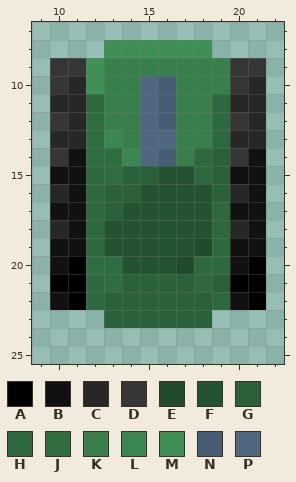
File history of a pixel-art sprite, textures/2023/tank.png. This is how it looked before the edit.
The file is 32x32 pixels. Colours within 5 levels of each other are drawn and written as one. Shown: x 9..22, y 7..25.
Palette (. is transparent): A #000000  B #111111  C #272727  D #363636  E #214b2d  F #245332  G #2a613a  H #2d683e  J #306e42  K #387f4c  L #3b8751  M #3f8f56  N #475d74  P #4f6781
The same view after the edit:
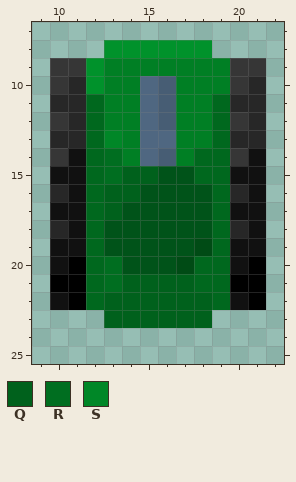
Colours new in this view: Q #00611c  R #006e20  S #008727
The author wrote: changed tank texture and added grass
From old to new:
colour E: #214b2d -> #004b15
colour F: #245332 -> #005319
colour H: #2d683e -> #00681e
colour K: #387f4c -> #007f24
colour M: #3f8f56 -> #00922b
Changed rows in their new state; - is a pixel that keeps its letter.
first column x 12:
12 H-------
13 HS------
14 HRK----H
15 -RQQ---H
16 -QQ----H
17 -Q------
20 HR------
21 -RQQQQ-H
22 -QQQQQQ-
23 -QQQQQQ-
Where, in picture pixels (left, top, right, bottom), the same in both pictures:
changed: (86, 40, 230, 328)
